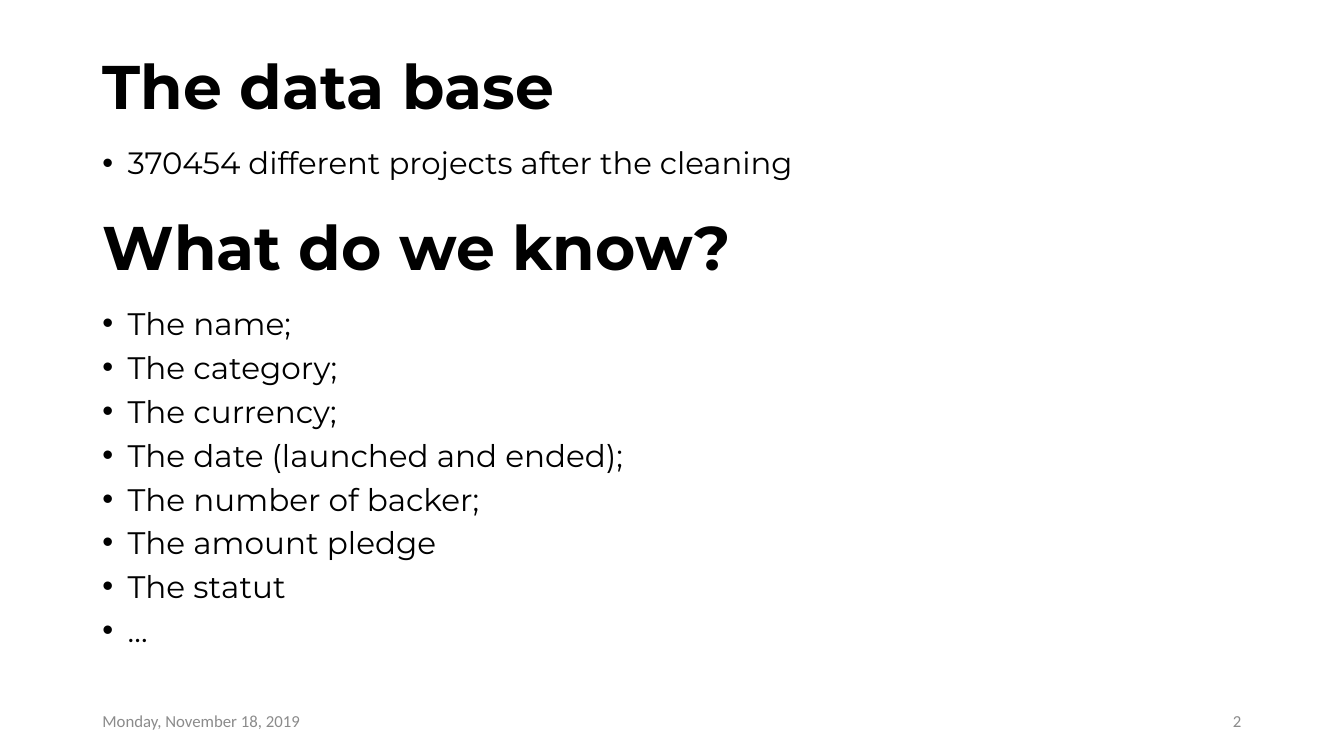
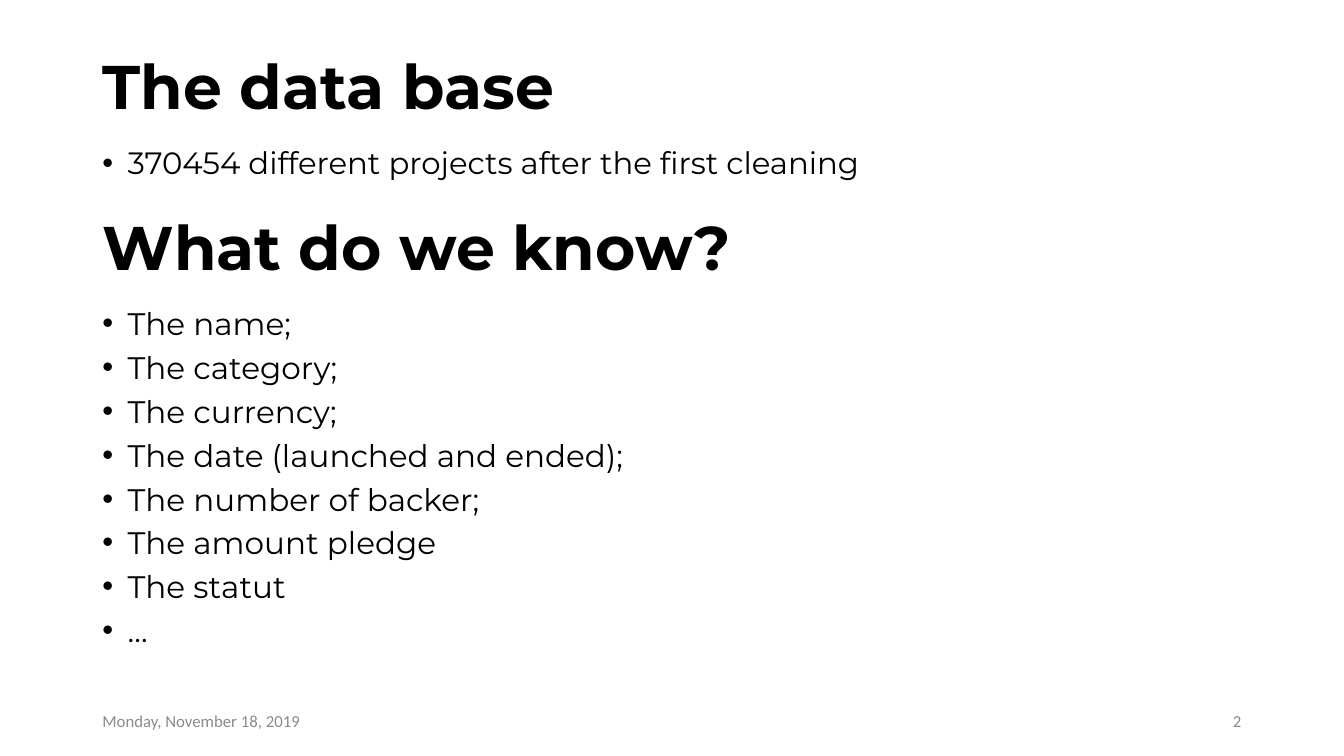
Before and after one commit to tbacha/DMML2019_Team_Apple, a slide deck: slide 2 of Presentation1.pptx. Drawn at 1344x756 pixels with LibreOffice and Linux fonts; fonts in the diff are those of the drawing. Boxes give left, top, right and bottom in pixels: in the first picture for what was removed or moved away, otherwise in the second. Text is boxed around its words. In the diff, an @@ line names an element or a change of style, - is before the commit and + after.

```diff
--- a/Presentation1.pptx
+++ b/Presentation1.pptx
@@ text at (128,151,859,180): text changed @@
-• 370454 different projects after the cleaning
+• 370454 different projects after the first cleaning
```
Also in this commit, not shown: 1 slide added.
